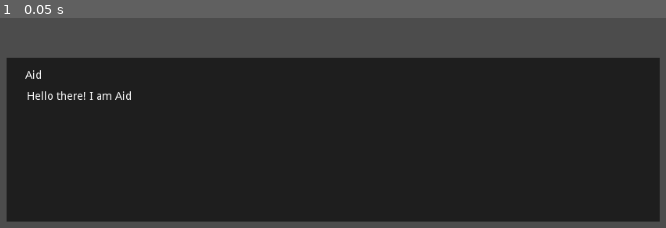
Above: before the commit, frame 1.
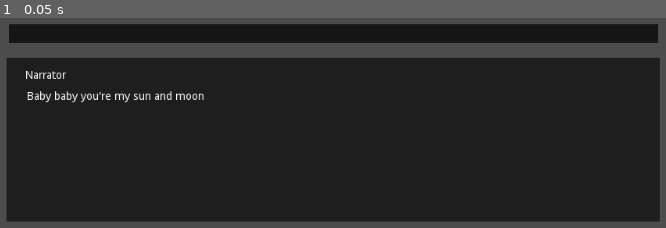
Above: after the commit, the same moment.

Repository: aid8/Typing-Tales
Game: Godot game, scene res://src/scenes/Test.tscn
The game is run twice, just before and just after one commit, with the same random seed, the same clock (stepped at 60 frames per second) and the same inputs.
Inputs:
- Up to frame 1 (0.05 s): no input

The runs differ from the first frame. In frame 1, 9.6% of the frame differs, in the area x 1-99%, y 2-41%.

Commit message:
Updated Test and Added Choice Selection
- Has TypeBox to show
- Has choice selection
- Text turns red when typed wrong

Diff:
--- a/project.godot
+++ b/project.godot
@@ -23,6 +23,14 @@
 
 common/drop_mouse_on_gui_input_disabled=true
 
+[input]
+
+ui_backspace={
+"deadzone": 0.5,
+"events": [ Object(InputEventKey,"resource_local_to_scene":false,"resource_name":"","device":0,"alt":false,"shift":false,"control":false,"meta":false,"command":false,"pressed":false,"scancode":16777220,"physical_scancode":0,"unicode":0,"echo":false,"script":null)
+ ]
+}
+
 [physics]
 
 common/enable_pause_aware_picking=true
--- a/src/scenes/Test.gd
+++ b/src/scenes/Test.gd
@@ -2,51 +2,161 @@
 
 #==========Variables==========#
 const white : Color = Color("#FFFFFF")
+const red : Color = Color("#FF0000")
 const green : Color = Color("#90EE90")
 
 var current_scene : String = "Scene 1"
-var current_scene_index: int = 0
+var current_scene_index: int = 3
 var current_letter_index : int = 0
+var wrong_letter_length : int = 0
 var current_dialogue : String = ""
+var typing_target : String = "dialogue" #dialogue or choice
+var choosing_selection : bool = false
+var chosen_selection : Node2D
+var	choice_selections : Array = []
 
 #==========Onready Variables==========#
-onready var character_name : RichTextLabel = $CharacterName
-onready var dialogue : RichTextLabel = $Dialogue
+onready var ui : Node2D = $UI
+onready var character_name : RichTextLabel = $UI/CharacterName
+onready var dialogue : RichTextLabel = $UI/Dialogue
+onready var type_box :RichTextLabel = $UI/TypeBox
+onready var choice_selection_position = $UI/ChoiceSelectionPosition
+
+onready var choice_selection = preload("res://src/ui/ChoiceSelection.tscn")
 
 #==========Functions==========#
 func _ready() -> void:
 	get_current_dialogue()
 
+#Incharge of displaying selections
+func show_selection(selections) -> void:
+	choosing_selection = true
+	for i in range (0, selections.size()):
+		var cs = choice_selection.instance()
+		cs.next_scene_name = selections[i][1]
+		cs.position = choice_selection_position.position
+		cs.position.y += (100 * i)
+		choice_selections.append(cs)
+		ui.add_child(cs)
+		cs.set_choice_text(selections[i][0])
+
+#Incharge of editing, updating TypeBox
+func update_typebox(type, letter = '') -> void:
+	if type == "delete":
+		var s = type_box.text
+		if s.length() > 0:
+			s.erase(s.length() - 1, 1)
+			type_box.text = s
+	elif type == "add":
+		if letter == " " and wrong_letter_length == 0:
+			type_box.text = ""
+		else:
+			type_box.text += letter
+	elif type == "reset":
+		type_box.text = ""
+
+#Gets and sets the current dialogue and and calls show_colored_dialogue()
 func get_current_dialogue() -> void:
 	#Show current character
 	character_name.text = Data.dialogues[current_scene][current_scene_index].character
 
 	#Show current dialogue
 	current_dialogue = Data.dialogues[current_scene][current_scene_index].dialogue
-	get_colored_dialogue()
+	show_colored_dialogue(dialogue)
 
+#Gets the next dialouge and calls get_current_dialogue
 func set_next_dialogue() -> void:
 	current_scene_index += 1
 	if(current_scene_index >= Data.dialogues[current_scene].size()):
 		print("Scene is finished")
 		return
 	get_current_dialogue()
+	update_typebox("reset")
 
-func get_colored_dialogue() -> void:
+#Sets neccesary variables to be ready for the next scene
+func set_next_scene(scene_name) -> void:
+	current_scene = scene_name
+	current_scene_index = 0
+	current_letter_index = 0
+	wrong_letter_length = 0
+	typing_target = "dialogue"
+	#Remove choice selections
+	for selection in choice_selections:
+		selection.queue_free()
+	choice_selections = []
+	update_typebox("reset")
+	get_current_dialogue()
+
+#Shows the dialogue on the display with color
+func show_colored_dialogue(textbox : RichTextLabel) -> void:
 	var green_text = "[color=#" + green.to_html(false) + "]" + current_dialogue.substr(0, current_letter_index) + "[/color]"
-	var white_text = "[color=#" + white.to_html(false) + "]" + current_dialogue.substr(current_letter_index, current_dialogue.length()) + "[/color]"
-	dialogue.parse_bbcode(green_text + white_text)
+	var red_text
+	if wrong_letter_length > 0:
+		red_text = "[color=#" + red.to_html(false) + "]" + current_dialogue.substr(current_letter_index, wrong_letter_length) + "[/color]"
+	else:
+		red_text = ""
+	var white_text = "[color=#" + white.to_html(false) + "]" + current_dialogue.substr(current_letter_index + wrong_letter_length, current_dialogue.length()) + "[/color]"
+	textbox.parse_bbcode(green_text + red_text + white_text)
 
 func _unhandled_input(event : InputEvent) -> void:
 	if event is InputEventKey and event.is_pressed() and not event.is_echo():
 		var typed_event = event as InputEventKey
 		var key_typed = PoolByteArray([typed_event.unicode]).get_string_from_utf8()
 
+		#Focus on finding the choice selection if choosing selection is true
+		if choosing_selection:
+			var has_chosen_selection = false
+			for selection in choice_selections:
+				var selection_text = selection.choice_text.text
+				if selection_text.substr(0, 1) == key_typed:
+					chosen_selection = selection
+					current_dialogue = selection_text
+					choosing_selection = false
+					has_chosen_selection = true
+			if not has_chosen_selection:
+				return
+
 		var character_to_type = current_dialogue.substr(current_letter_index, 1)
-		print("Typed ", key_typed, " instead of ", character_to_type)
+		#Update Typebox
+		if Input.is_action_pressed("ui_backspace"):
+			update_typebox("delete")
+			if wrong_letter_length <= 0:
+				if not current_letter_index <= 0 and not current_dialogue[current_letter_index-1] == " ":
+					current_letter_index -= 1
+					if typing_target == "dialogue":
+						show_colored_dialogue(dialogue)
+					elif typing_target == "choice":
+						show_colored_dialogue(chosen_selection.choice_text)
+			else:
+				wrong_letter_length -= 1
+		else:
+			update_typebox("add", key_typed)
+
+		#Update Dialogue
 		if key_typed == character_to_type:
+			wrong_letter_length = 0
 			current_letter_index += 1
-			get_colored_dialogue()
 			if current_letter_index == current_dialogue.length():
+				#Call show_colored_dialouge again to color the last letter
+				if typing_target == "dialogue":
+					show_colored_dialogue(dialogue)
+
+				#If the dialogue has choices, switch typing target to choice
 				current_letter_index = 0
-				set_next_dialogue()
+				if Data.dialogues[current_scene][current_scene_index].has("show_selection") and typing_target == "dialogue":
+					show_selection(Data.dialogues[current_scene][current_scene_index].show_selection)
+					typing_target = "choice"
+					update_typebox("reset")
+				elif typing_target == "choice":
+					set_next_scene(chosen_selection.next_scene_name)
+				elif typing_target == "dialogue":
+					set_next_dialogue()
+		else:
+			if typed_event.unicode != 0:
+				wrong_letter_length += 1
+
+		if typing_target == "dialogue":
+			show_colored_dialogue(dialogue)
+		elif typing_target == "choice":
+			if chosen_selection != null:
+				show_colored_dialogue(chosen_selection.choice_text)
--- a/src/scenes/Test.tscn
+++ b/src/scenes/Test.tscn
@@ -5,14 +5,26 @@
 [node name="Test" type="Node2D"]
 script = ExtResource( 1 )
 
-[node name="Background" type="ColorRect" parent="."]
+[node name="UI" type="Node2D" parent="."]
+
+[node name="ChoiceSelectionPosition" type="Position2D" parent="UI"]
+position = Vector2( 510, 107 )
+
+[node name="Background" type="ColorRect" parent="UI"]
 margin_left = 107.0
 margin_top = 342.0
 margin_right = 943.0
 margin_bottom = 552.0
 color = Color( 0.121569, 0.121569, 0.121569, 1 )
 
-[node name="CharacterName" type="RichTextLabel" parent="."]
+[node name="TypeBoxBackground" type="ColorRect" parent="UI"]
+margin_left = 110.0
+margin_top = 299.0
+margin_right = 941.0
+margin_bottom = 323.0
+color = Color( 0.0901961, 0.0901961, 0.0901961, 1 )
+
+[node name="CharacterName" type="RichTextLabel" parent="UI"]
 margin_left = 131.0
 margin_top = 358.0
 margin_right = 287.0
@@ -20,9 +32,15 @@
 text = "Name"
 scroll_active = false
 
-[node name="Dialogue" type="RichTextLabel" parent="."]
+[node name="Dialogue" type="RichTextLabel" parent="UI"]
 margin_left = 133.0
 margin_top = 385.0
 margin_right = 912.0
 margin_bottom = 514.0
 text = "Dialouge"
+
+[node name="TypeBox" type="RichTextLabel" parent="UI"]
+margin_left = 141.0
+margin_top = 304.0
+margin_right = 927.0
+margin_bottom = 344.0
--- /dev/null
+++ b/src/ui/ChoiceSelection.gd
@@ -0,0 +1,17 @@
+extends Node2D
+
+#==========Onready Variables==========#
+onready var choice_text : RichTextLabel = $ChoiceText
+onready var background : ColorRect = $Background
+
+#==========Variables==========#
+var next_scene_name : String
+
+#==========Functions==========#
+func _ready():
+	pass # Replace with function body.
+
+func set_choice_text(text):
+	choice_text.text = text
+
+#set_background()
--- /dev/null
+++ b/src/ui/ChoiceSelection.tscn
@@ -0,0 +1,17 @@
+[gd_scene load_steps=2 format=2]
+
+[ext_resource path="res://src/ui/ChoiceSelection.gd" type="Script" id=1]
+
+[node name="ChoiceSelection" type="Node2D"]
+script = ExtResource( 1 )
+
+[node name="Background" type="ColorRect" parent="."]
+margin_right = 403.0
+margin_bottom = 40.0
+color = Color( 0.0823529, 0.0823529, 0.0823529, 1 )
+
+[node name="ChoiceText" type="RichTextLabel" parent="."]
+margin_right = 401.0
+margin_bottom = 37.0
+tab_size = 3
+text = "YES"
--- a/src/util/Data.gd
+++ b/src/util/Data.gd
@@ -35,6 +35,31 @@
 		{
 			"character" : "Narrator",
 			"dialogue" : "Baby baby you're my sun and moon",
+			"show_selection" : [
+				["Yes, you are my sun", "Scene 1_Choice1"],
+				["No, you are my moon", "Scene 1_Choice2"],
+			],
+		},
+	],
+
+	"Scene 1_Choice1" : [
+		{
+			"character" : "Narrator",
+			"dialogue" : "Wrong choice, dead end.",
+		},
+	],
+
+	"Scene 1_Choice2" : [
+		{
+			"character" : "Narrator",
+			"dialogue" : "Good choice, still dead end.",
 		},
 	],
 }
+
+var quests = [
+	{
+		"Type" : "Daily",
+		"Desc" : "Type 5 words"
+	}
+]
--- a/src/util/Global.gd
+++ b/src/util/Global.gd
@@ -8,6 +8,12 @@
 var user_data = {
 	"Music" : 100,
 	"Sfx" : 100,
+	"Coins" : 0,
+	"WPM" : 0.0,
+	"Accuracy" : 0.0,
+	"WordMastery" : {},
+	"LetterMastery" : {},
+	"Items" : [],
 }
 
 #=========Functions==========#
